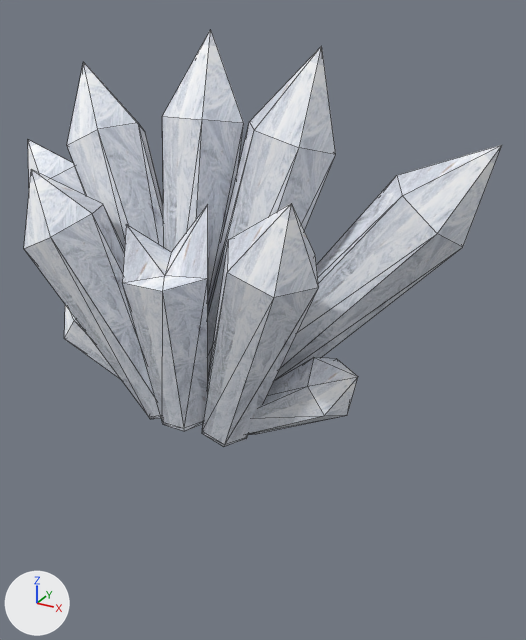
What one commit did to the FBX model SideScroller/Assets/LampLight_3DAsset_GreenCrystal.FBX.
Camera for both pictures: a 50 mm camera at (6.822, -1.17, 0.732) aimed at (6.21, -0.056, 0.175). The axes (+X, +Y, +Z) are drawn at lower left. The lights are the same throughout. Mesh edges are drawn as thin lines. Where no turn or scale is listed for an object, it has been applied to the vertices.

The older version as bpy lines, for what is in view:
```python
me_mesh_001 = bpy.data.meshes.new('Mesh.001')
me_mesh_001.from_pydata(...)  # 19 vertices, 34 faces; spans x -0.02..0.225, y -0.067..0.041, z -0.029..0.17
me_mesh_001.materials.append(mat_material__120)  # picture img_lamplight_texture_crystal_jpg
me_mesh_002 = bpy.data.meshes.new('Mesh.002')
me_mesh_002.from_pydata(...)  # 19 vertices, 34 faces; spans x -0.224..0.02, y -0.067..0.041, z -0.029..0.17
me_mesh_002.materials.append(mat_material__120)  # picture img_lamplight_texture_crystal_jpg
me_mesh_004 = bpy.data.meshes.new('Mesh.004')
me_mesh_004.from_pydata(...)  # 19 vertices, 34 faces; spans x -0.302..0.044, y -0.044..0.157, z -0.02..0.617
me_mesh_004.materials.append(mat_material__120)  # picture img_lamplight_texture_crystal_jpg
ob_green_crystal005 = bpy.data.objects.new('Green_Crystal005', me_mesh_004)
ob_green_crystal005.location = (6.09, -0.138, 0.005)
ob_green_crystal008 = bpy.data.objects.new('Green_Crystal008', me_mesh_002)
ob_green_crystal008.location = (6.008, -0.118, 0.004)
ob_green_crystal009 = bpy.data.objects.new('Green_Crystal009', me_mesh_001)
ob_green_crystal009.location = (6.219, -0.137, 0.004)
# also in view: 'Green_Crystal021' at (6.352, -0.027, 0.249); 'Green_Crystal001' at (6.269, -0.21, 0.22); 'Green_Crystal002' at (5.964, -0.209, 0.222); 'Green_Crystal' at (6.112, -0.214, 0.207); 'Green_Crystal007' at (5.84, -0.027, 0.207)
```
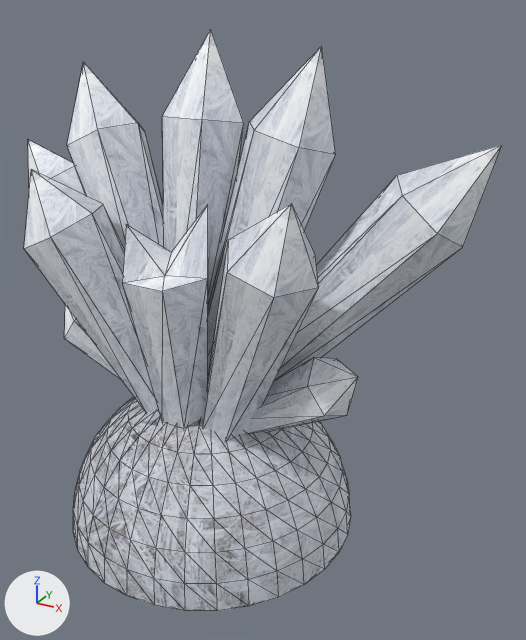
The edits, one by one:
Mesh me_mesh_010 is new.
It has 257 vertices, 510 faces and spans x -0.291..0.291, y -0.291..0.291, z 0.0..0.291.
It uses material mat_material__120 (picture img_lamplight_texture_crystal_jpg).
Object 'LampLight_Crystal_Base' (ob_lamplight_crystal_base) is new; it shows me_mesh_010.
Its location is (6.118, -0.109, -0.259).

What differs and where, as boxes [x1, y1, x2, y2] in the pictures (526 x 640 px):
'LampLight_Crystal_Base', added: after [73, 397, 351, 611]
